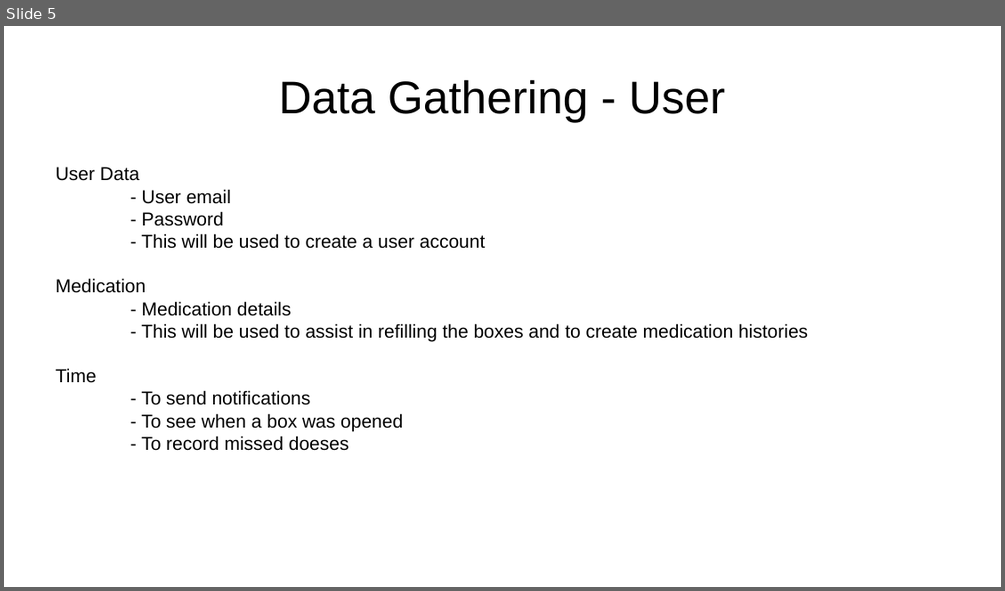
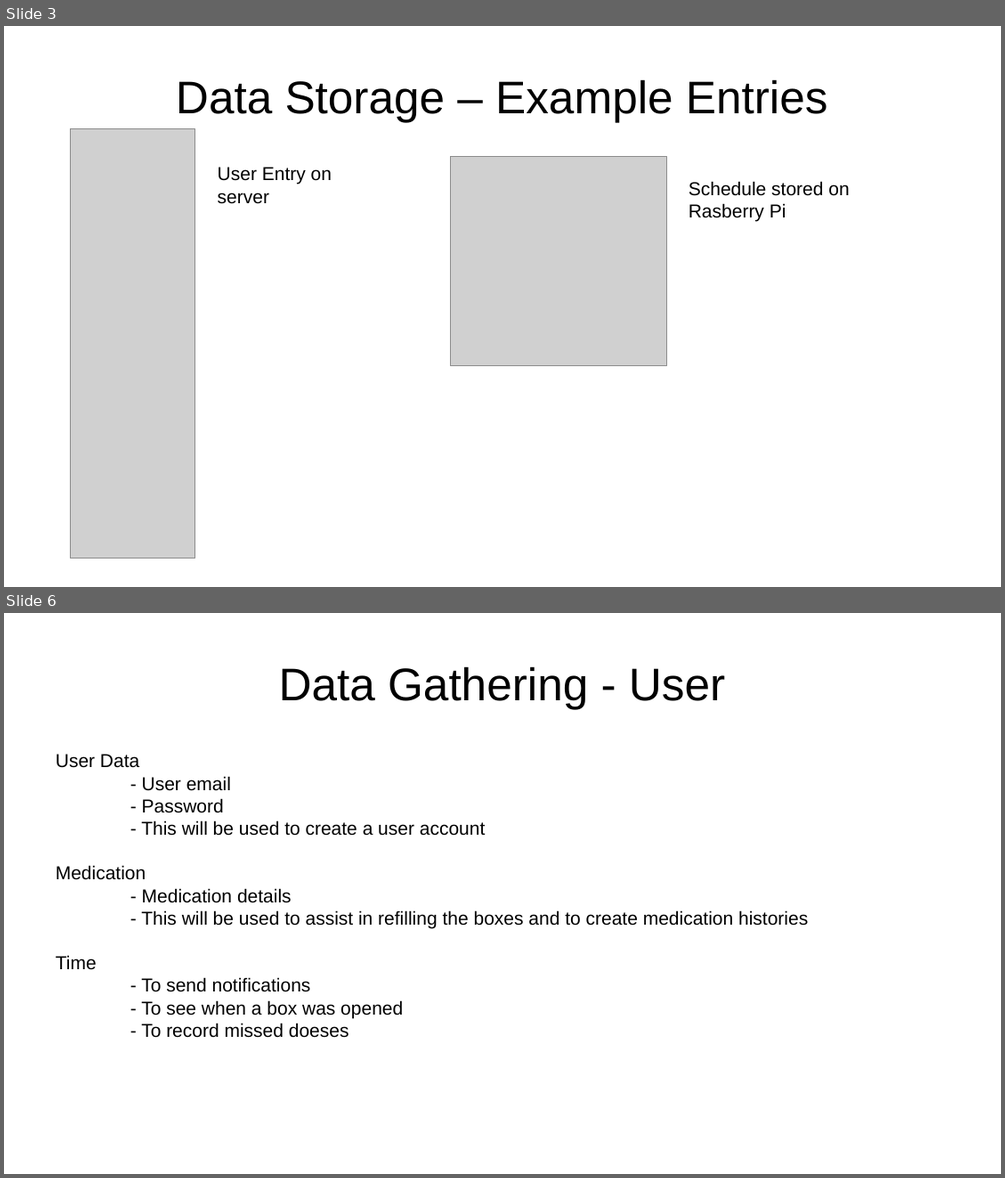
Before and after one commit to cianashby1337/IOT_CA1_Documentation, a slide deck: Slideshow template.pptx. Shown one above the other, each under a label of ours: slide 5 before the commit, slides 3 and 6 after it; the slides between them are not shown. The pictures are 1005x591 and 1005x1178 pixels, drawn with LibreOffice and Linux fonts; fonts in the diff are those of the drawing; grey boxes stand for pictures. Boxes give left, top, right and bottom in pixels: in the first picture for what was removed or moved away, otherwise in the second. Text is boxed around its words. In the diff, an @@ line names an element or a change of style, - is before the commit and + after.

Commit message:
Database Example Entries

```diff
--- a/Slideshow template.pptx
+++ b/Slideshow template.pptx
@@ slide 3 added at <box>4,26,1001,587</box>, background #FFFFFF @@
@@ title added at <box>176,79,828,122</box>, 44 pt, text #000000 @@
+Data Storage – Example Entries
@@ picture added at <box>71,129,195,558</box> @@
@@ picture added at <box>451,157,666,365</box> @@
@@ text added at <box>218,167,332,204</box>, 18 pt, text #000000 @@
+User Entry on server
@@ text added at <box>688,181,849,222</box>, 18 pt, text #000000 @@
+Schedule stored on Rasberry Pi
@@ what was slide 5 is now slide 6 @@
```
Also in this commit, not shown: 1 slide changed.
